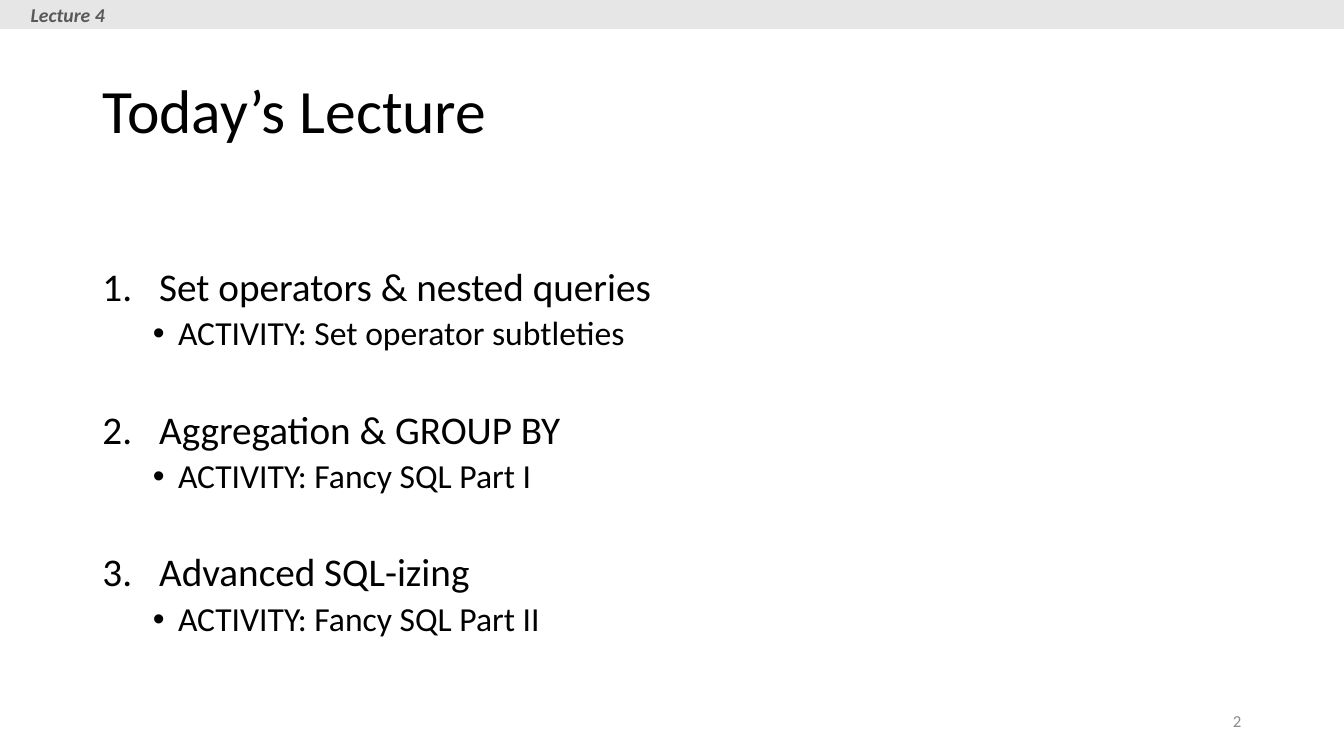
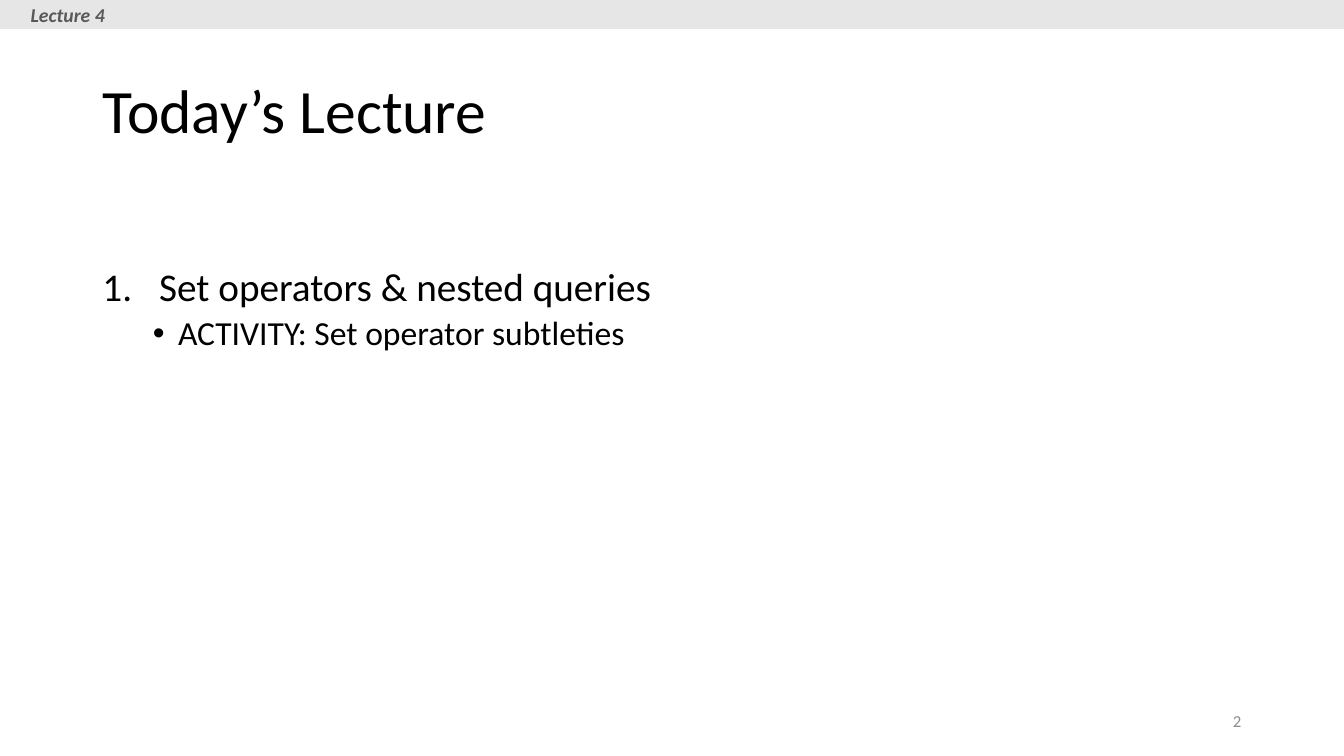
Before and after one commit to yazduni-cs/database-fall2018, a slide deck: slide 2 of lectures/lecture-2-3-4-5/Lecture_4_SQL.pptx. Drawn at 1344x756 pixels with LibreOffice and Linux fonts; fonts in the diff are those of the drawing. Boxes give left, top, right and bottom in pixels: in the first picture for what was removed or moved away, otherwise in the second. Text is boxed around its words. In the diff, an @@ line names an element or a change of style, - is before the commit and + after.

```diff
--- a/lectures/lecture-2-3-4-5/Lecture_4_SQL.pptx
+++ b/lectures/lecture-2-3-4-5/Lecture_4_SQL.pptx
@@ text at (159,417,560,637): paragraphs removed @@
-2. Aggregation & GROUP BY
-  • ACTIVITY: Fancy SQL Part I
-3. Advanced SQL-izing
-  • ACTIVITY: Fancy SQL Part II
```
Also in this commit, not shown: 19 slides removed, 3 other files.
